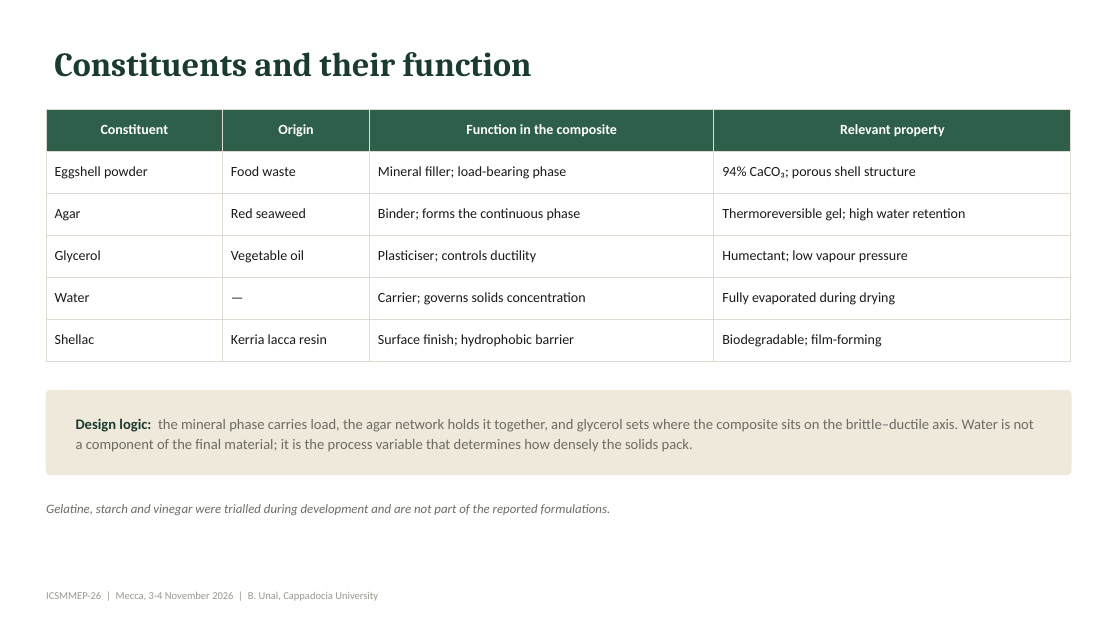
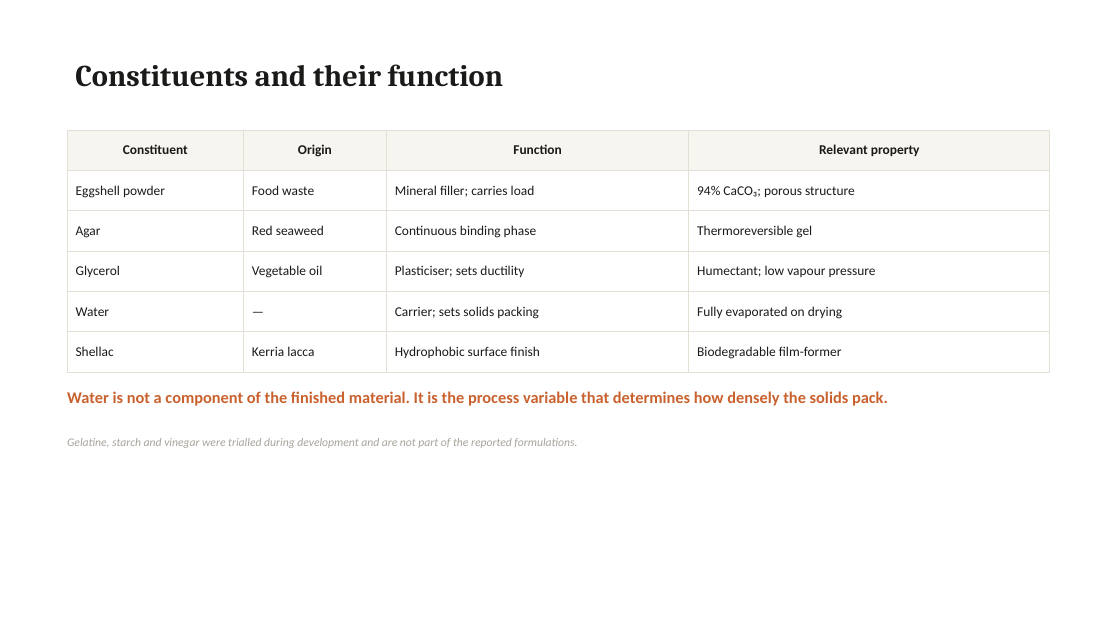
Before and after one commit to bunal91/sanat-ve-mekan, a slide deck: slide 6 of konferans-bildirisi/06-sunum/ICSMMEP26_Presentation_Unal.pptx. Drawn at 1120x630 pixels with LibreOffice and Linux fonts; fonts in the diff are those of the drawing. Boxes give left, top, right and bottom in pixels: in the first picture for what was removed or moved away, otherwise in the second. Text is boxed around its words. In the diff, an @@ line names an element or a change of style, - is before the commit and + after.

```diff
--- a/konferans-bildirisi/06-sunum/ICSMMEP26_Presentation_Unal.pptx
+++ b/konferans-bildirisi/06-sunum/ICSMMEP26_Presentation_Unal.pptx
@@ title "Constituents and their function": place and size @@
-title "Constituents and their function" at [54, 52, 532, 77]
+title "Constituents and their function" at [75, 64, 503, 87]
@@ title "Constituents and their function" at [75, 64, 503, 87]: size 29 to 26 pt, text colour #1B3B2F to #1A1A18 @@
@@ table at [67, 130, 1050, 363] @@
-row 1, column 3: Function in the composite
+row 1, column 3: Function
-row 2, column 3: Mineral filler; load-bearing phase
+row 2, column 3: Mineral filler; carries load
-row 2, column 4: 94% CaCO₃; porous shell structure
+row 2, column 4: 94% CaCO₃; porous structure
-row 3, column 3: Binder; forms the continuous phase
+row 3, column 3: Continuous binding phase
-row 3, column 4: Thermoreversible gel; high water retention
+row 3, column 4: Thermoreversible gel
-row 4, column 3: Plasticiser; controls ductility
+row 4, column 3: Plasticiser; sets ductility
-row 5, column 3: Carrier; governs solids concentration
+row 5, column 3: Carrier; sets solids packing
-row 5, column 4: Fully evaporated during drying
+row 5, column 4: Fully evaporated on drying
-row 6: Shellac | Kerria lacca resin | Surface finish; hydrophobic barrier | Biodegradable; film-forming
+row 6: Shellac | Kerria lacca | Hydrophobic surface finish | Biodegradable film-former
@@ fill #2E5F4A to #F7F5F0 in row 1 @@
@@ size 12 to 11.5 pt in "Constituent", "Origin", "Relevant property", "Eggshell powder" and 9 more places @@
@@ text colour #FFFFFF to #1A1A18 in "Constituent", "Origin", "Relevant property" @@
@@ borders changed @@
@@ table: place and size @@
-table at [46, 109, 1071, 351]
+table at [67, 130, 1050, 363]
@@ rounded rectangle removed at [46, 391, 1071, 475] @@
@@ text at [67, 391, 888, 406]: text changed; size 12.5 to 14 pt; text colour #6E6B64 to #C9622F; bold on @@
-Design logic: the mineral phase carries load, the agar network holds it together, and glycerol sets where the composite sits on the brittle–ductile axis. Water is not a component of the final material; it is the process variable that determines how densely the solids pack.
+Water is not a component of the finished material. It is the process variable that determines how densely the solids pack.
@@ text "Gelatine, starch and vinegar were ...": place and size @@
-text "Gelatine, starch and vinegar were ..." at [46, 504, 611, 515]
+text "Gelatine, starch and vinegar were ..." at [67, 438, 577, 448]
@@ text "Gelatine, starch and vinegar were ..." at [67, 438, 577, 448]: size 11 to 10 pt, text colour #6E6B64 to #A8A49B; line spacing 1 to 14pt; vertical alignment middle to top @@
@@ text removed at [46, 592, 378, 601] @@
-ICSMMEP-26 | Mecca, 3-4 November 2026 | B. Unal, Cappadocia University
```
Also in this commit, not shown: 22 other slides changed, 4 other files.
